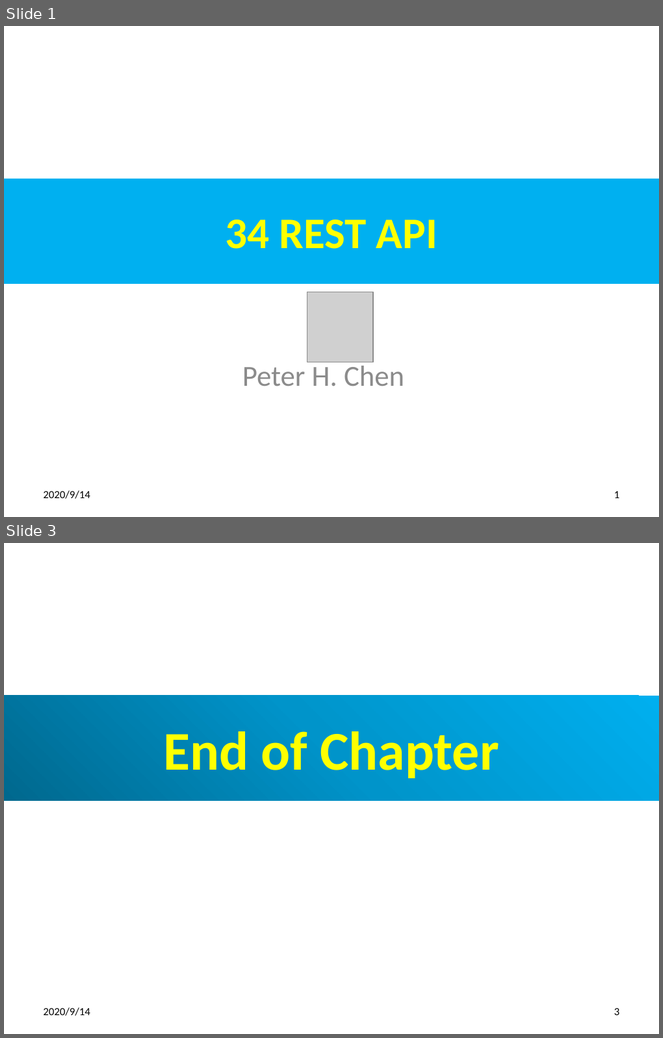
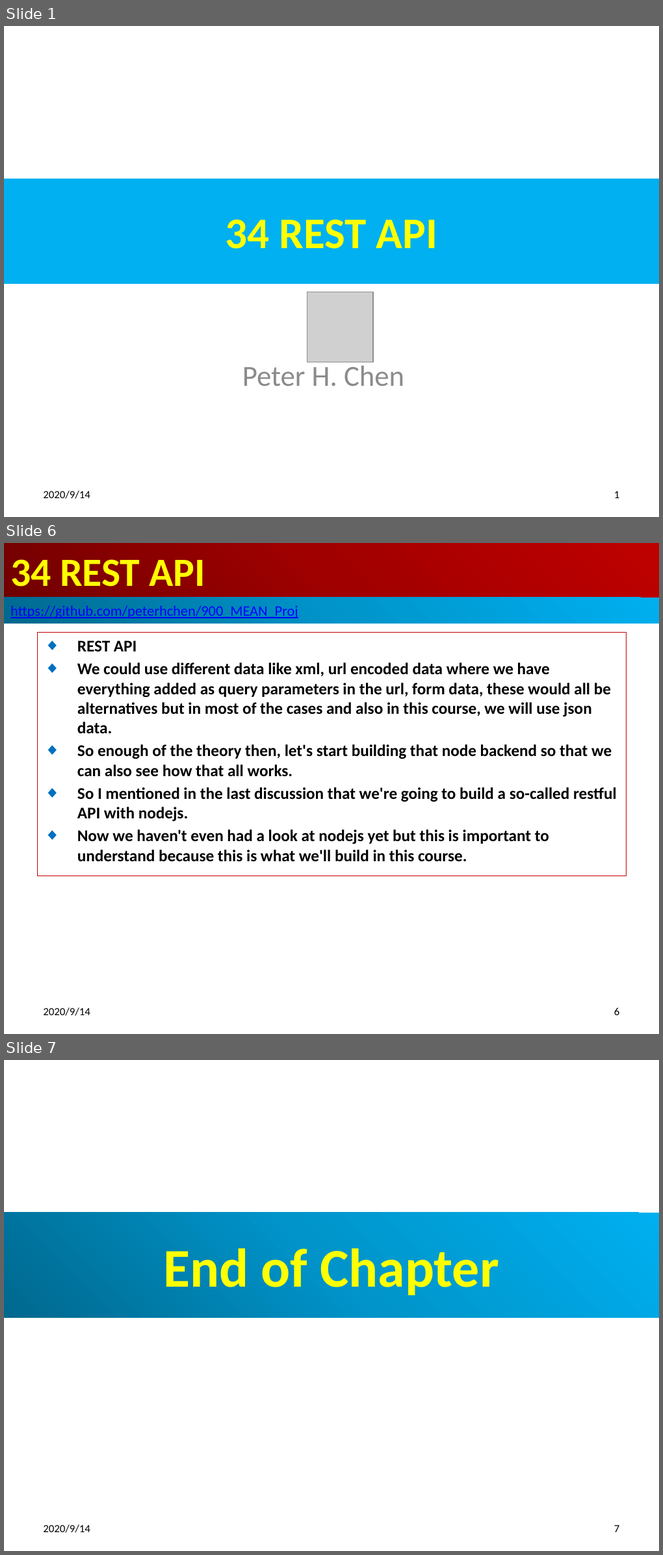
Before and after one commit to peterhchen/900_MEAN_Proj, a slide deck: Sec03_034_RestApi.pptx. Shown one above the other, each under a label of ours: slides 1 and 3 before the commit, slides 1, 6 and 7 after it; the slides between them are not shown. The pictures are 663x1038 and 663x1555 pixels, drawn with LibreOffice and Linux fonts; fonts in the diff are those of the drawing; grey boxes stand for pictures. Boxes give left, top, right and bottom in pixels: in the first picture for what was removed or moved away, otherwise in the second. Text is boxed around its words. In the diff, an @@ line names an element or a change of style, - is before the commit and + after.

```diff
--- a/Sec03_034_RestApi.pptx
+++ b/Sec03_034_RestApi.pptx
@@ slide 6 added at (4,543,659,1034), background #FFFFFF @@
@@ title added at (4,543,659,598), fill gradient #720000 to #A20000 to #C00000, 44 pt, text #FFFF00, bold @@
+34 REST API
@@ rectangle added at (4,598,659,623), fill gradient #00688E to #0094CA to #00B0F0, 16 pt, text #0000FF, underline @@
+https://github.com/peterhchen/900_MEAN_Proj
@@ subtitle added at (37,632,627,876), outline #C00000 0.75 pt, 18 pt, text #000000, bold @@
+◆ REST API
+◆ We could use different data like xml, url encoded data where we have everything added as query parameters in the url, form data, these would all be alternatives but in most of the cases and also in this course, we will use json data.
+◆ So enough of the theory then, let's start building that node backend so that we can also see how that all works.
+◆ So I mentioned in the last discussion that we're going to build a so-called restful API with nodejs.
+◆ Now we haven't even had a look at nodejs yet but this is important to understand because this is what we'll build in this course.
@@ text added at (43,1008,90,1016), 12 pt, text #000000 @@
+2020/9/14
@@ page number added at (614,1008,620,1016), 12 pt, text #000000 @@
+6
@@ what was slide 3 is now slide 7 @@
@@ page number at (614,1525,620,1533): text changed @@
-3
+7
```
Also in this commit, not shown: 1 slide changed, 3 other slides added, 2 other files.
